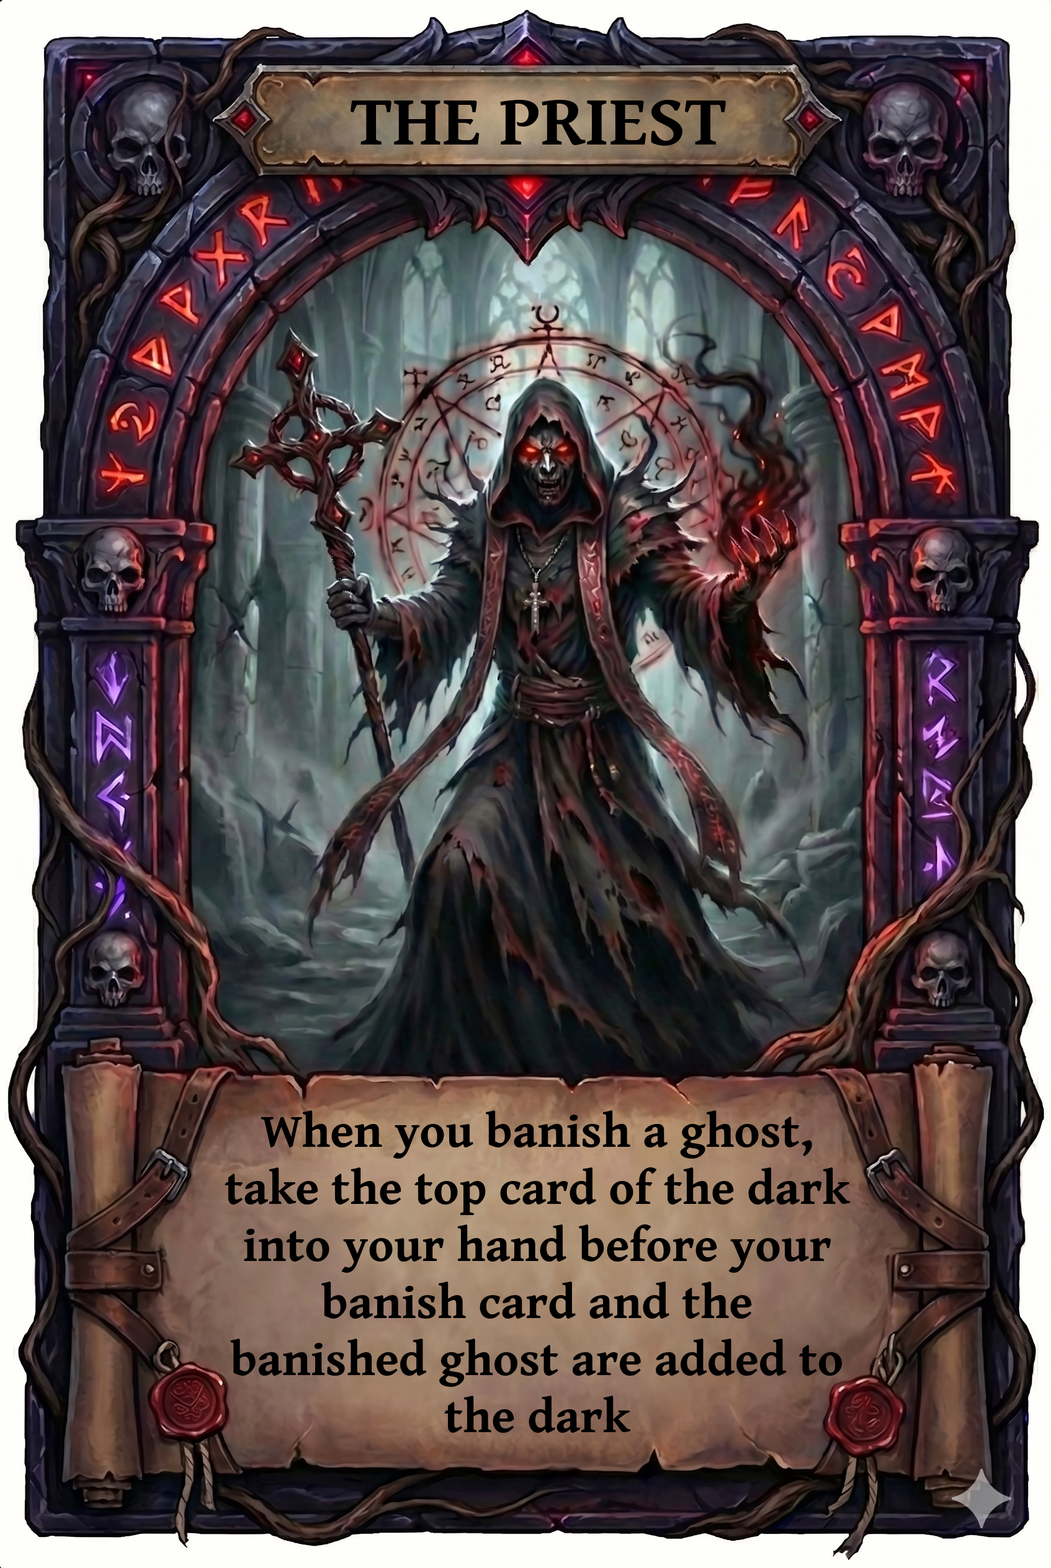
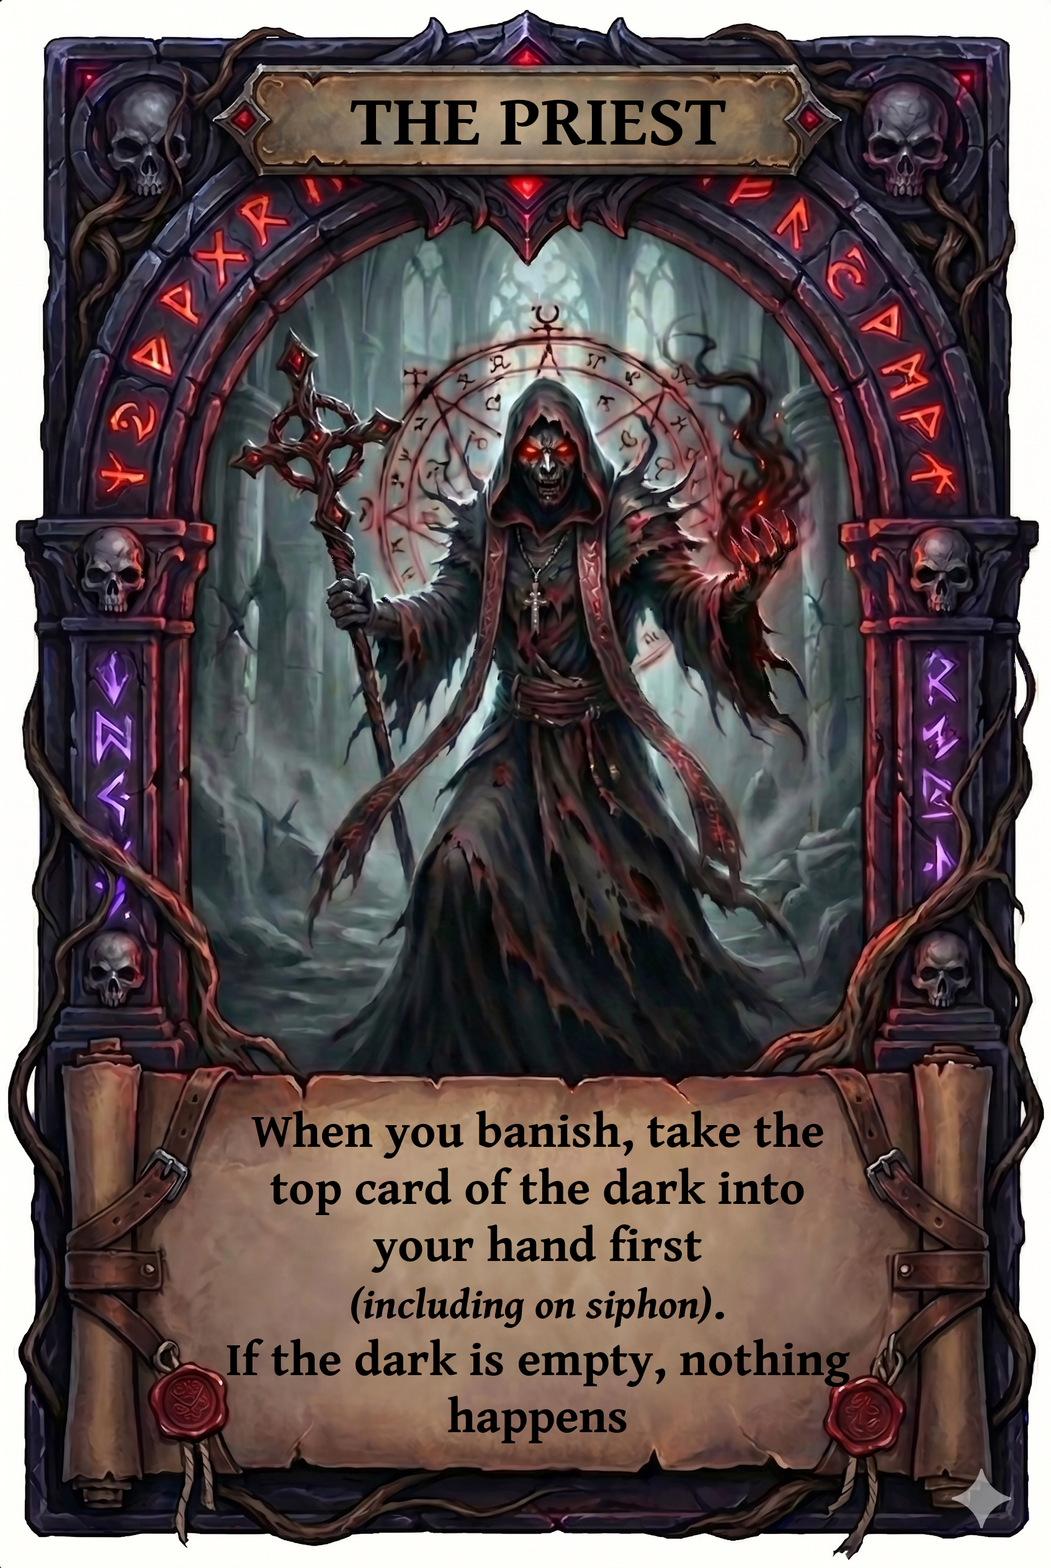
Revision of a layered 1051 x 1568 image; what changed, layer by layer:
renamed "When you banish a ghost, take ..." to "When you banish, take the top ...", painted on it over (x1=224, y1=1110, x2=850, y2=1444)